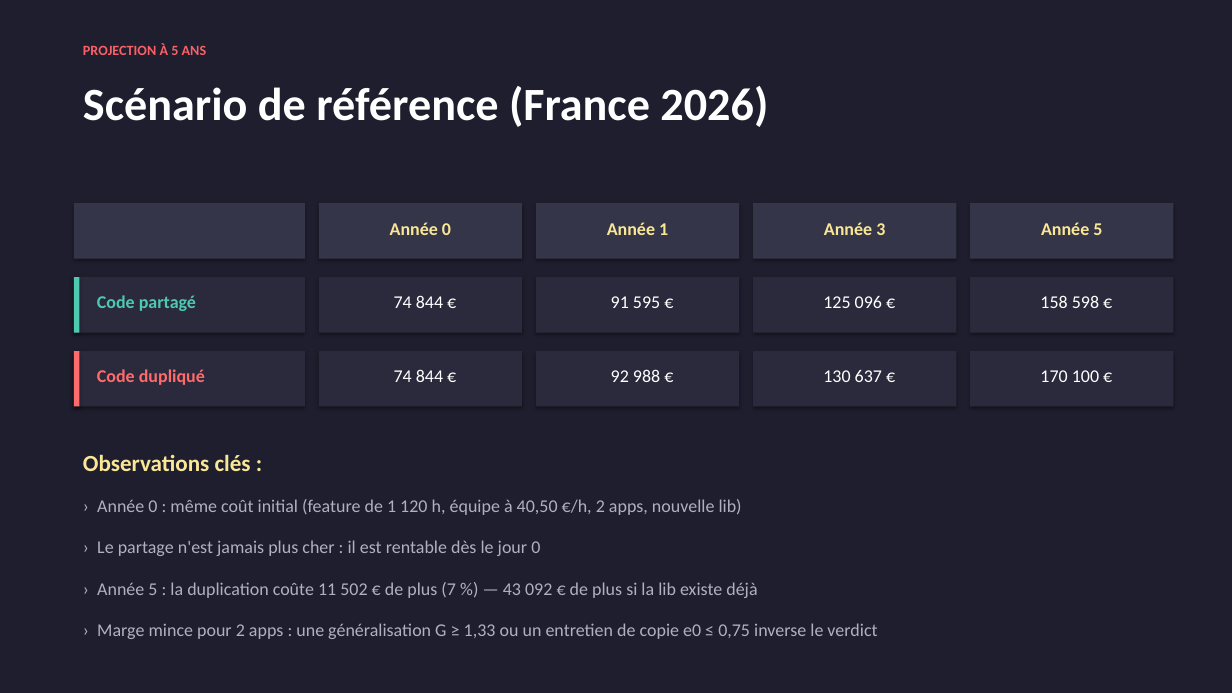
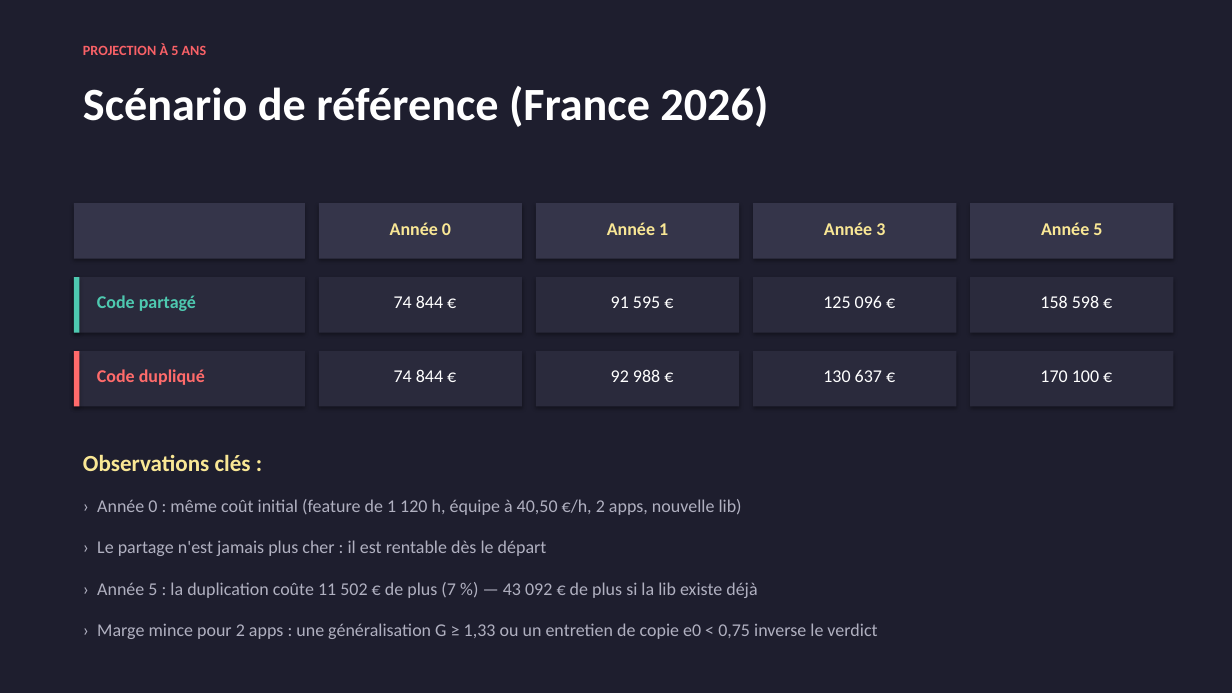
Before and after one commit to xeewi/noMigrationCost, a slide deck: slide 6 of docs/FR/Cout-Feature-Partage-vs-Duplication.pptx. Drawn at 1232x693 pixels with LibreOffice and Linux fonts; fonts in the diff are those of the drawing. Boxes give left, top, right and bottom in pixels: in the first picture for what was removed or moved away, otherwise in the second. Text is boxed around its words. In the diff, an @@ line names an element or a change of style, - is before the commit and + after.

```diff
--- a/docs/FR/Cout-Feature-Partage-vs-Duplication.pptx
+++ b/docs/FR/Cout-Feature-Partage-vs-Duplication.pptx
@@ text at [97,540,547,556]: text changed @@
-› Le partage n'est jamais plus cher : il est rentable dès le jour 0
+› Le partage n'est jamais plus cher : il est rentable dès le départ
@@ text at [97,623,877,639]: text changed @@
-› Marge mince pour 2 apps : une généralisation G ≥ 1,33 ou un entretien de copie e0 ≤ 0,75 inverse le verdict
+› Marge mince pour 2 apps : une généralisation G ≥ 1,33 ou un entretien de copie e0 < 0,75 inverse le verdict
```
Also in this commit, not shown: 2 other slides changed, 10 other files.
